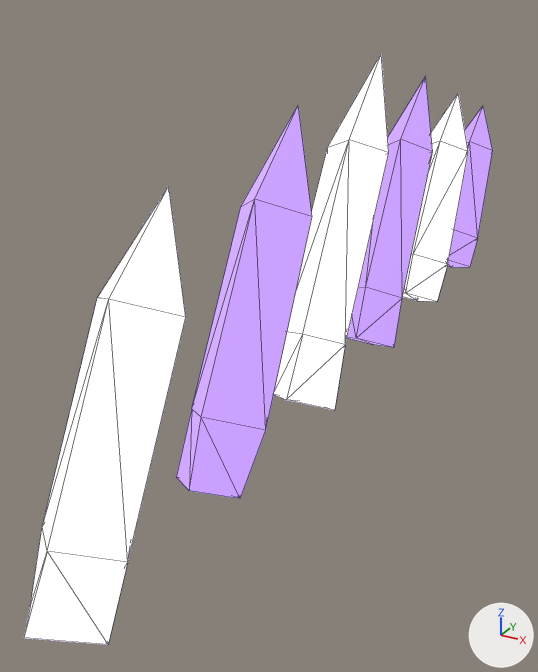
Two versions of the glTF model public/assets/parts/dc_shade_spine.glb, one commit apart.
The view is the same before and after, from a 50 mm lens placed at (0.241, -0.212, 0.299), pointed at (-0.049, 0.314, 0.036). The lights are fixed; the arrows at lower right show +X, +Y and +Z. The picture after the commit comes second. Mesh edges are drawn as thin lines. Where no turn or scale is listed for an object, it has been applied to the vertices. Vertices at exactly the same position are counted once.

The first picture shows 'part.dc_shade_spine'.
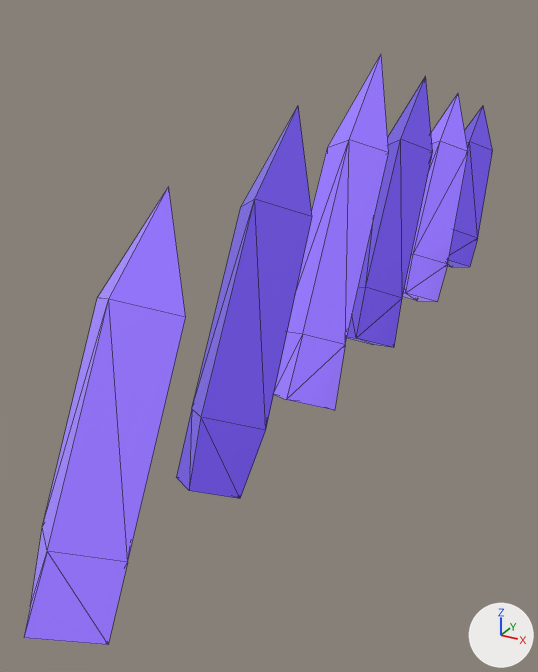
The change, as a list of edits to the scene's bpy script:
```text
Add mat_dc_crystal_5a44b8_9d7bff_0_6:
    mat_dc_crystal_5a44b8_9d7bff_0_6 = principled_material('dc_crystal_5a44b8_9d7bff_0.6')
    mat_dc_crystal_5a44b8_9d7bff_0_6.base_color = (0.102, 0.0578, 0.479)  # blue #5a44b8
    mat_dc_crystal_5a44b8_9d7bff_0_6.metallic = 0.1
    mat_dc_crystal_5a44b8_9d7bff_0_6.roughness = 0.18
    mat_dc_crystal_5a44b8_9d7bff_0_6.emission_color = (0.202, 0.119, 0.6)  # purple #7c61cb
    mat_dc_crystal_5a44b8_9d7bff_0_6.emission_strength = 1.0
Add mat_dc_crystal_3a2a7a_7c5cff_0_5:
    mat_dc_crystal_3a2a7a_7c5cff_0_5 = principled_material('dc_crystal_3a2a7a_7c5cff_0.5')
    mat_dc_crystal_3a2a7a_7c5cff_0_5.base_color = (0.0423, 0.0232, 0.195)  # dark blue #3a2a7a
    mat_dc_crystal_3a2a7a_7c5cff_0_5.metallic = 0.1
    mat_dc_crystal_3a2a7a_7c5cff_0_5.roughness = 0.18
    mat_dc_crystal_3a2a7a_7c5cff_0_5.emission_color = (0.101, 0.0535, 0.5)  # blue #5941bc
    mat_dc_crystal_3a2a7a_7c5cff_0_5.emission_strength = 1.0
Change me_deep_kit:
    where me_deep_kit.from_pydata(...)  # 78 vertices, 132 faces; spans x -0.032..0.032, y -0.413..0.413, z -0.139..0.139
    used by ob_part_dc_shade_spine; location = (0.0, 0.386, 0.125)
    me_deep_kit part 1: all 66 faces that had it switch from mat_dc_crystal_8a78d8_d8c8ff_1_9 (blue #8a78d8, glowing purple #d8c8ff) to mat_dc_crystal_5a44b8_9d7bff_0_6 (blue #5a44b8, glowing purple #7c61cb)
    me_deep_kit part 2: all 66 faces that had it switch from mat_dc_crystal_4a3a8a_9d7bff_1_6 (blue #4a3a8a, glowing purple #9d7bff) to mat_dc_crystal_3a2a7a_7c5cff_0_5 (dark blue #3a2a7a, glowing blue #5941bc)
```

Boxes (x1, y1, x2, y2) around the edits, measured in the pictures (538 x 672 px):
part 1 of me_deep_kit, recoloured (darker)
    both: (24, 55, 468, 645)
part 2 of me_deep_kit, recoloured (purple to blue)
    both: (176, 76, 492, 499)
